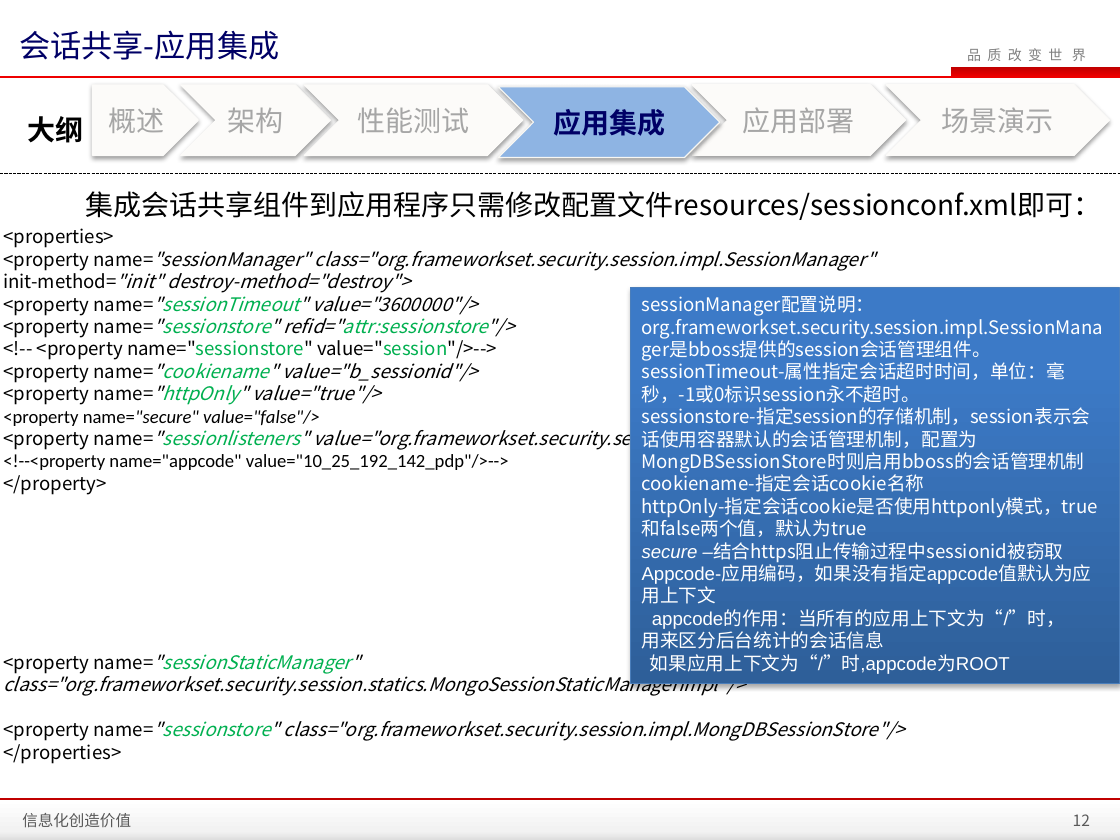
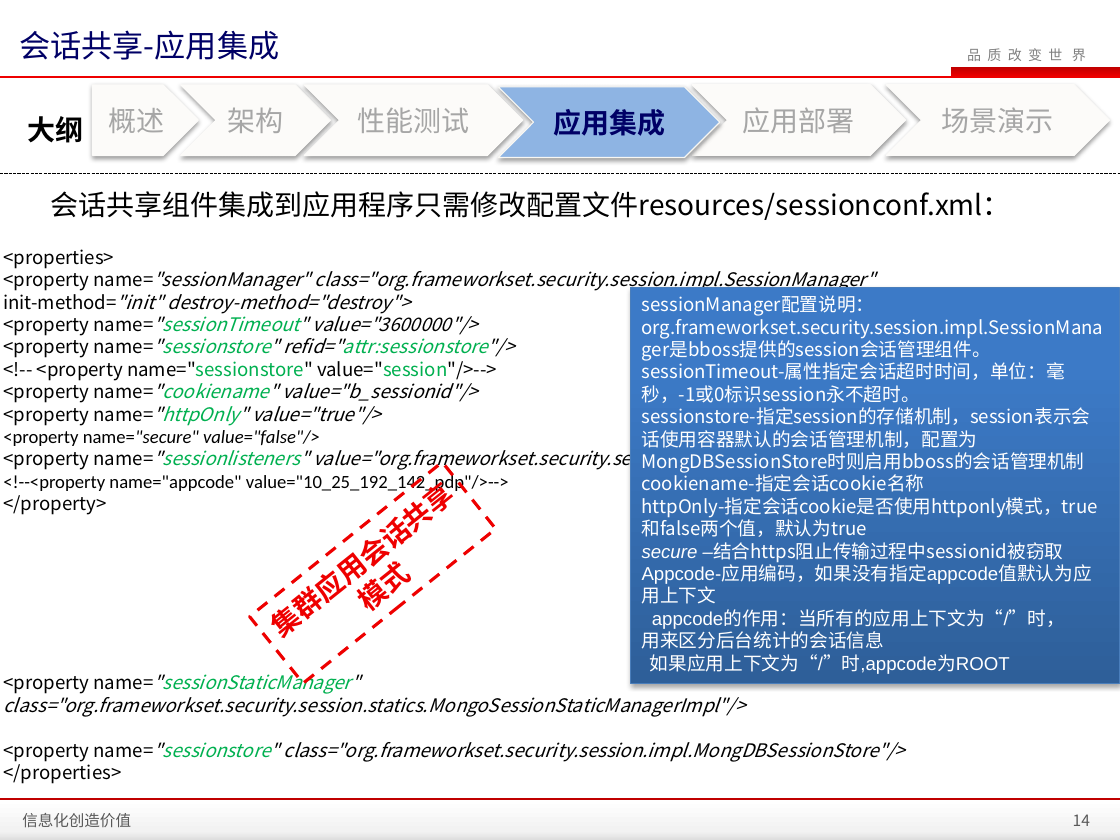
Before and after one commit to zhanght86/bboss-cms, a slide deck: slide 14 of 文档/SanyPDP平台会话共享介绍.pptx (slide 12 before the commit). Drawn at 1120x840 pixels with LibreOffice and Linux fonts; fonts in the diff are those of the drawing; background and template pictures are left out. Boxes give left, top, right and bottom in pixels: in the first picture for what was removed or moved away, otherwise in the second. Text is boxed around its words. In the diff, an @@ line names an element or a change of style, - is before the commit and + after.

Commit message:
完善会话共享文档

```diff
--- a/文档/SanyPDP平台会话共享介绍.pptx
+++ b/文档/SanyPDP平台会话共享介绍.pptx
@@ text at bbox=[51, 191, 1011, 220]: text changed @@
-集成会话共享组件到应用程序只需修改配置文件resources/sessionconf.xml即可：
+会话共享组件集成到应用程序只需修改配置文件resources/sessionconf.xml：
@@ text "<properties>": place and size @@
-text "<properties>" at bbox=[3, 228, 924, 764]
+text "<properties>" at bbox=[3, 249, 924, 784]
@@ rectangle added at bbox=[249, 462, 495, 683], outline #EE0000 2 pt dashed, 18 pt, text #EE0000, bold @@
+集群应用会话共享模式
@@ page number at bbox=[1073, 814, 1090, 826]: text changed @@
-12
+14
```
Also in this commit, not shown: 7 other slides changed, 4 slides added.
